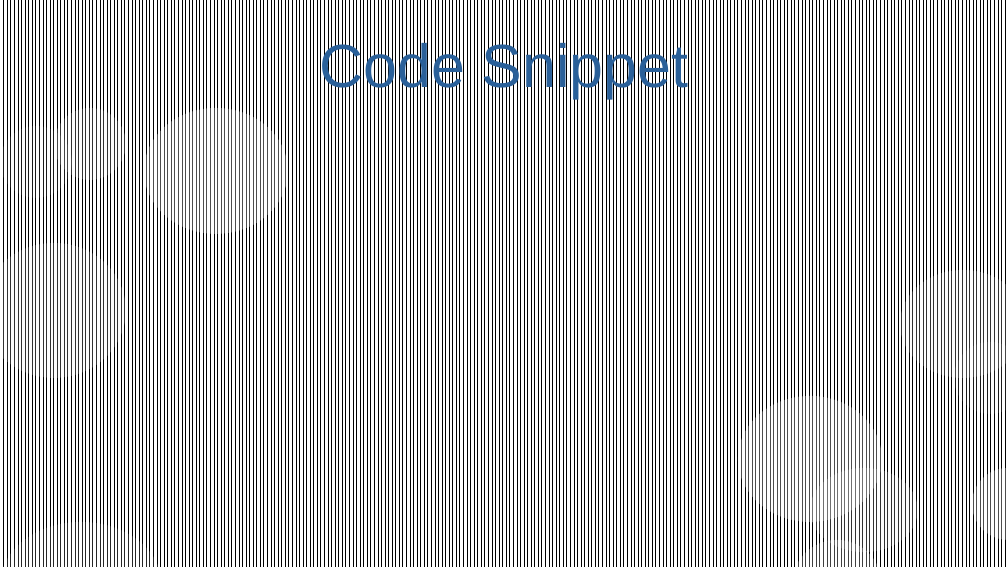
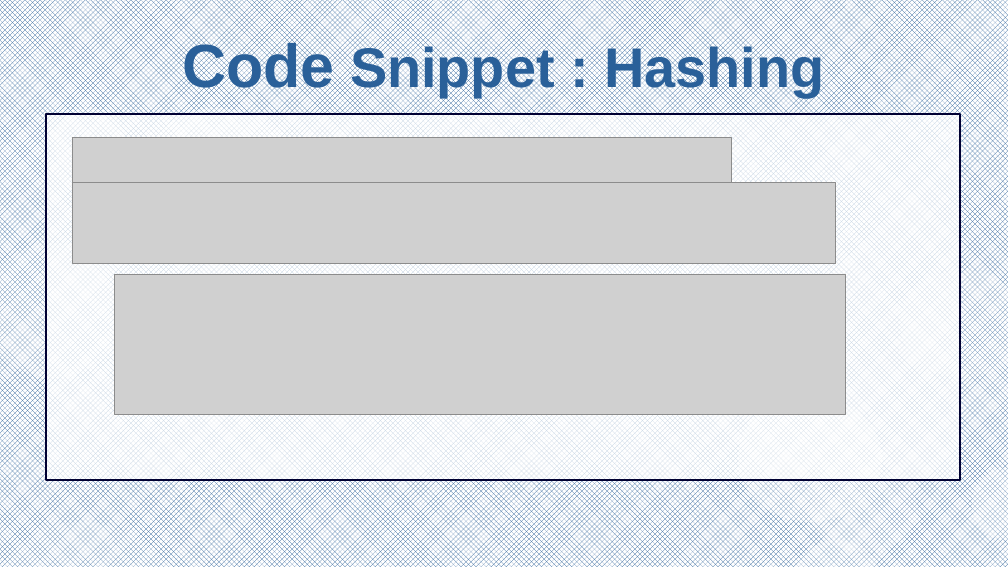
Before and after one commit to CodecoolGlobal/freestyle-mern-project-react-lillitaz, a slide deck: slide 5 of präsentation/CrudeMovieDb-PP.odp (slide 6 before the commit). Drawn at 1008x567 pixels with LibreOffice and Linux fonts; fonts in the diff are those of the drawing; grey boxes stand for pictures. Boxes give left, top, right and bottom in pixels: in the first picture for what was removed or moved away, otherwise in the second. Text is boxed around its words. In the diff, an @@ line names an element or a change of style, - is before the commit and + after.

```diff
--- a/präsentation/CrudeMovieDb-PP.odp
+++ b/präsentation/CrudeMovieDb-PP.odp
@@ rectangle at [0,0,1008,567]: fill pattern #000000 on #FFFFFF to pattern #2A6099 on #FFFFFF @@
@@ title at [182,39,824,99]: text changed; size 48 to 44 pt; bold on @@
-Code Snippet
+Code Snippet : Hashing
@@ rectangle added at [46,114,960,480], fill #FFFFFF at 70% opacity, outline #000032 1.42 pt @@
@@ picture added at [72,137,732,183] @@
@@ picture added at [72,183,836,264] @@
@@ picture added at [114,274,846,414] @@
```
Also in this commit, not shown: 5 other slides changed, 2 slides added, 1 slide removed, 2 other files.
